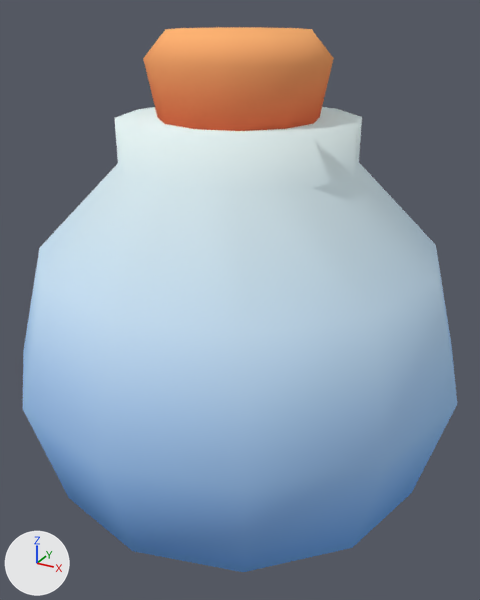
The Blender file files/blend/potion.blend, before and after one commit.
The view is the same before and after, from a 50 mm lens placed at (0.324, -0.586, 0.352), pointed at (-0.001, 0.005, 0.057). Lighting does not change. The marker at lower left points along +X, +Y and +Z. The first picture is the older version.

Objects in the first picture: 'Potion'.
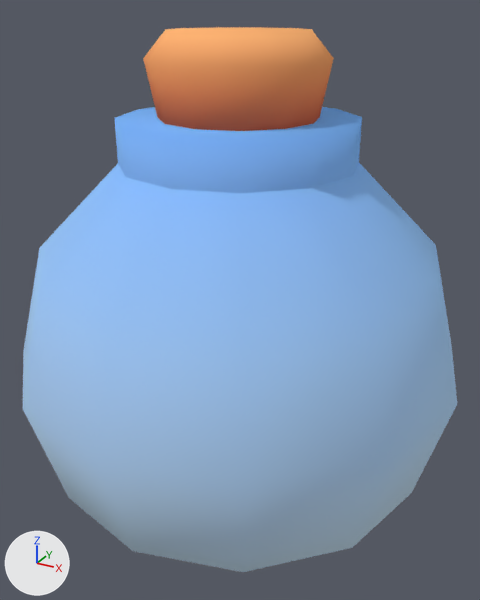
Changed parts and their boxes (x1, y1, x2, y2) in the pictures (480 x 600 px):
part 1 of me_sphere_002, surface changed: (23, 107, 457, 572) in both

What the commit changed:
me_sphere_002 has 171 vertices, 171 faces and spans x -0.97..0.97, y -0.97..0.97, z -0.97..1.34.
me_sphere_002 is used by ob_potion; location (0.0, 0.0, 0.0); scale (0.25, 0.25, 0.25).
me_sphere_002 part 1: 73 kept faces spanning x -0.97..0.97, y -0.97..0.97, z -0.97..1.02 get new texture (UV) coordinates.
